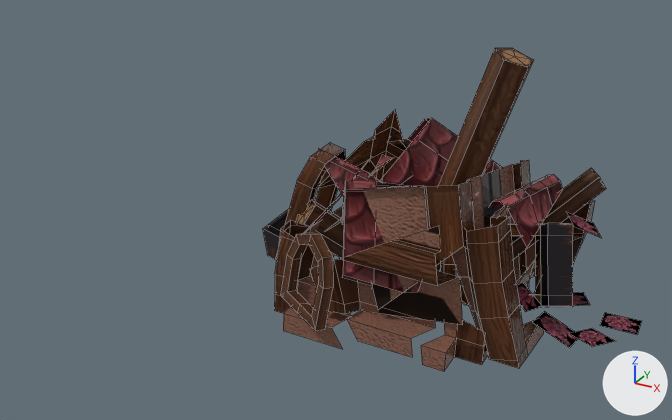
The FBX model Assets/Models/House10Pile.fbx: old version first, new version second.
Rendered twice from a 50 mm lens placed at (3.121, -3.223, 0.414), pointed at (2.72, -2.495, 0.05). Lighting does not change. The marker at lower right points along +X, +Y and +Z. Mesh edges are drawn as thin lines. Where no turn or scale is listed for an object, it has been applied to the vertices.

Names of what the first picture shows: 'Pile4'.
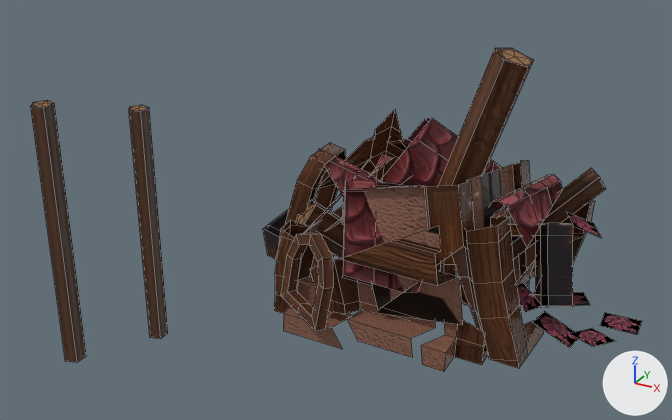
Commit message: New Piles for house 10 and water mill house

Where the newer file only moved an object's origin or applied its transform, the numbers keep the older frame.

What changed in the scene script:
```text
Add img_beam_png:
    img_beam_png = load_image('Beam.png', '../Textures/Beam.png', 256, 256, 'sRGB')
Add mat_beams:
    mat_beams = bpy.data.materials.new('Beams')
    # uses the picture img_beam_png
    # uses the picture img_beamn_png
Change me_mesh:
    used by ob_pile4; location = (2.8423, -2.5087, 0.0975)
    remove me_mesh.from_pydata(...)  # 633 vertices, 415 faces; spans x -0.177..0.172, y -0.13..0.119, z -0.133..0.134
    add me_mesh.from_pydata(...)  # 657 vertices, 445 faces; spans x -0.423..0.172, y -0.13..0.119, z -0.299..0.134
    me_mesh part 1: a new loose piece, a 5-sided cylinder along z spanning x -0.419..-0.397, y 0.055..0.078, z -0.299..-0.002, in mat_beams
    me_mesh part 2: a new loose piece, a 5-sided cylinder along z spanning x -0.423..-0.401, y -0.082..-0.059, z -0.257..0.039, in mat_beams
    add me_mesh.materials.append(mat_beams)
```

Where the change shows, as pixel boxes [x1, y1, x2, y2] in the pictures (672 x 420 px):
'Pile4', reshaped (61% wider)
    before: [263, 48, 641, 372]
    after: [31, 48, 641, 372]
part 1 of me_mesh, added (brown)
    after: [129, 105, 168, 339]
part 2 of me_mesh, added (brown)
    after: [31, 100, 86, 362]
